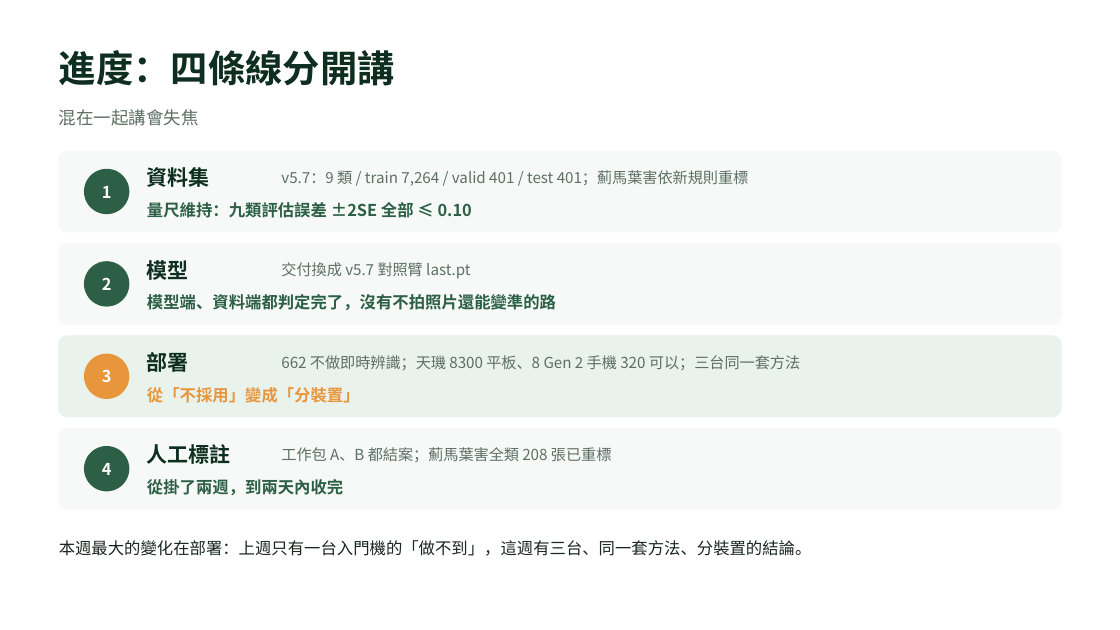
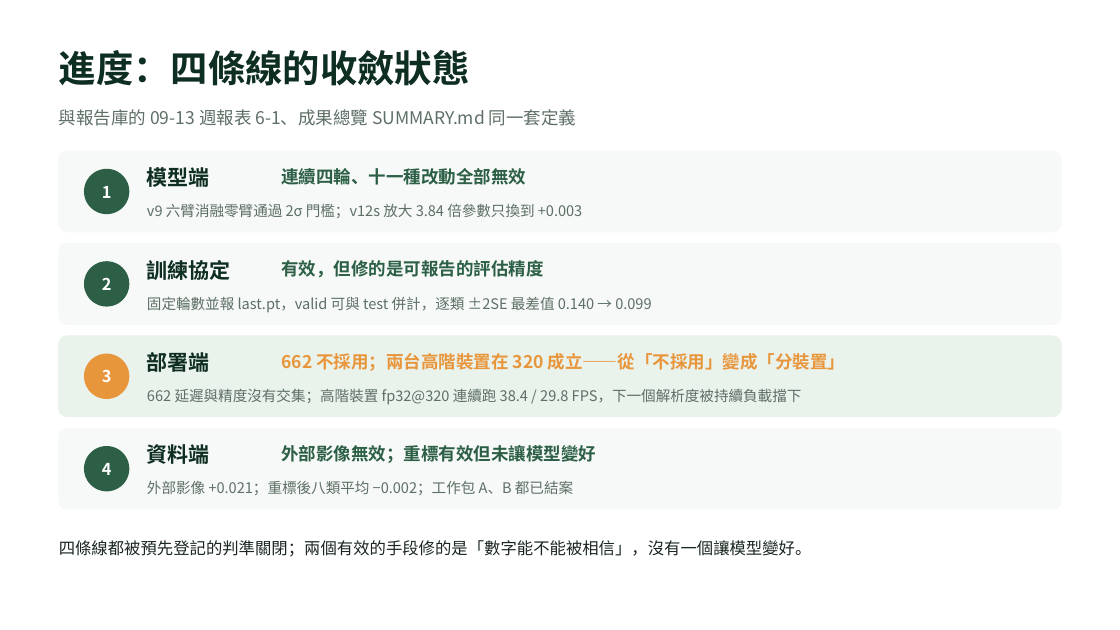
Before and after one commit to OneLeaf-dx/detection, a slide deck: slide 3 of docs/v12.3_簡報_口頭報告.pptx. Drawn at 1120x630 pixels with LibreOffice and Linux fonts; fonts in the diff are those of the drawing. Boxes give left, top, right and bottom in pixels: in the first picture for what was removed or moved away, otherwise in the second. Text is boxed around its words. In the diff, an @@ line names an element or a change of style, - is before the commit and + after.

```diff
--- a/docs/v12.3_簡報_口頭報告.pptx
+++ b/docs/v12.3_簡報_口頭報告.pptx
@@ text at <box>59,50,470,86</box>: text changed @@
-進度：四條線分開講
+進度：四條線的收斂狀態
@@ text at <box>59,109,576,126</box>: text changed @@
-混在一起講會失焦
+與報告庫的 09-13 週報表 6-1、成果總覽 SUMMARY.md 同一套定義
@@ text at <box>147,164,210,190</box>: text changed @@
-資料集
+模型端
@@ text at <box>281,168,526,185</box>: text changed; size 13 to 15 pt; text colour #5E6F66 to #2C5F45; bold on @@
-v5.7：9 類 / train 7,264 / valid 401 / test 401；薊馬葉害依新規則重標
+連續四輪、十一種改動全部無效
@@ text at <box>147,204,582,218</box>: text changed; size 14 to 12.5 pt; text colour #2C5F45 to #5E6F66; bold off @@
-量尺維持：九類評估誤差 ±2SE 全部 ≤ 0.10
+v9 六臂消融零臂通過 2σ 門檻；v12s 放大 3.84 倍參數只換到 +0.003
@@ text at <box>147,260,231,280</box>: text changed @@
-模型
+訓練協定
@@ text at <box>281,260,543,277</box>: text changed; size 13 to 15 pt; text colour #5E6F66 to #2C5F45; bold on @@
-交付換成 v5.7 對照臂 last.pt
+有效，但修的是可報告的評估精度
@@ text at <box>147,297,651,312</box>: text changed; size 14 to 12.5 pt; text colour #2C5F45 to #5E6F66; bold off @@
-模型端、資料端都判定完了，沒有不拍照片還能變準的路
+固定輪數並報 last.pt，valid 可與 test 併計，逐類 ±2SE 最差值 0.140 → 0.099
@@ text at <box>147,349,210,375</box>: text changed @@
-部署
+部署端
@@ text at <box>281,353,845,371</box>: text changed; size 13 to 15 pt; text colour #5E6F66 to #E8963C; bold on @@
-662 不做即時辨識；天璣 8300 平板、8 Gen 2 手機 320 可以；三台同一套方法
+662 不採用；兩台高階裝置在 320 成立——從「不採用」變成「分裝置」
@@ text at <box>147,389,802,405</box>: text changed; size 14 to 12.5 pt; text colour #E8963C to #5E6F66; bold off @@
-從「不採用」變成「分裝置」
+662 延遲與精度沒有交集；高階裝置 fp32@320 連續跑 38.4 / 29.8 FPS，下一個解析度被持續負載擋下
@@ text at <box>147,441,210,467</box>: text changed @@
-人工標註
+資料端
@@ text at <box>281,445,596,463</box>: text changed; size 13 to 15 pt; text colour #5E6F66 to #2C5F45; bold on @@
-工作包 A、B 都結案；薊馬葉害全類 208 張已重標
+外部影像無效；重標有效但未讓模型變好
@@ text at <box>147,481,573,495</box>: text changed; size 14 to 12.5 pt; text colour #2C5F45 to #5E6F66; bold off @@
-從掛了兩週，到兩天內收完
+外部影像 +0.021；重標後八類平均 −0.002；工作包 A、B 都已結案
@@ text at <box>59,540,812,557</box>: text changed @@
-本週最大的變化在部署：上週只有一台入門機的「做不到」，這週有三台、同一套方法、分裝置的結論。
+四條線都被預先登記的判準關閉；兩個有效的手段修的是「數字能不能被相信」，沒有一個讓模型變好。
```
Also in this commit, not shown: 8 other slides changed, 4 other files.
